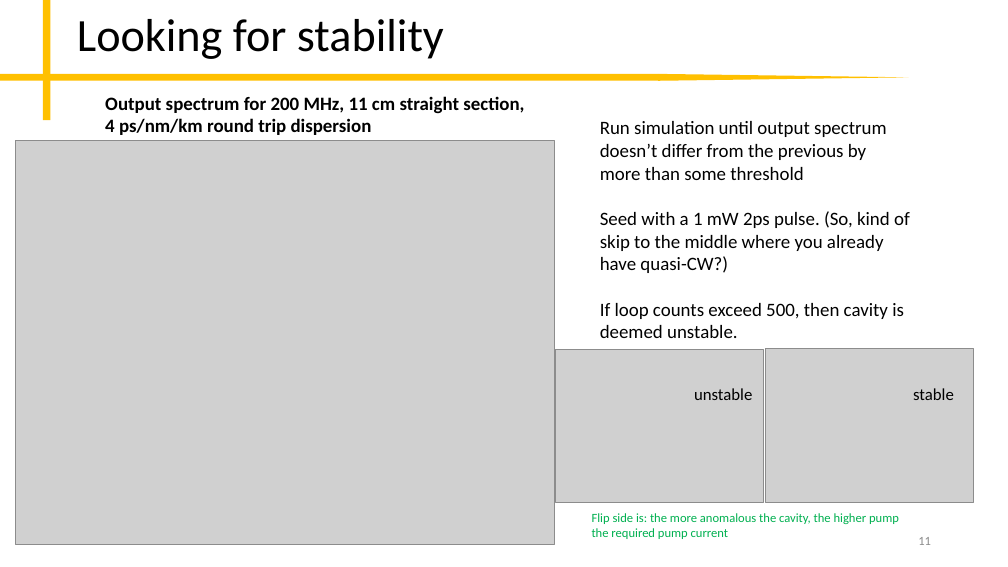
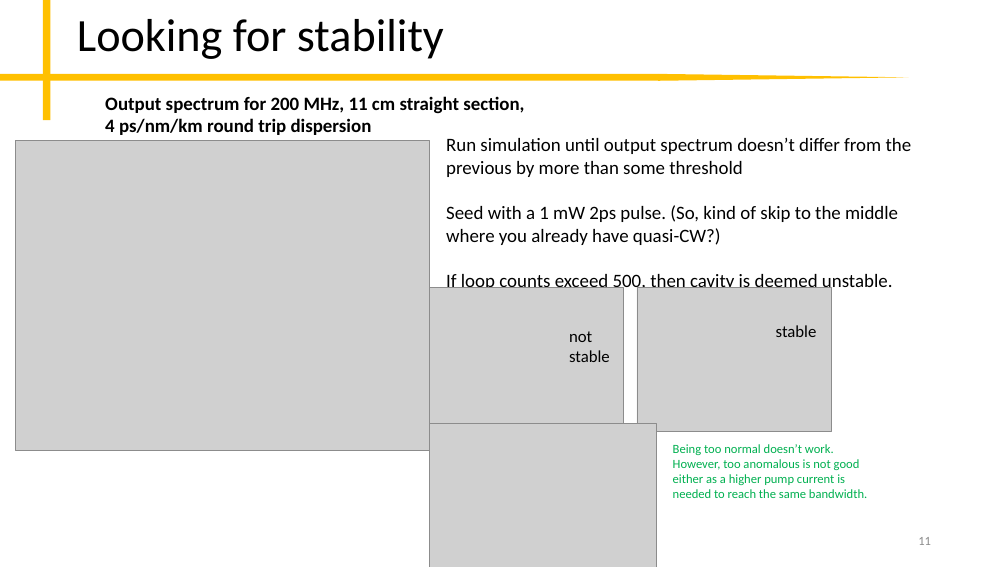
Before and after one commit to peter-chang62/Laser-Design-Scripts, a slide deck: slide 11 of memo.pptx. Drawn at 1008x567 pixels with LibreOffice and Linux fonts; fonts in the diff are those of the drawing; grey boxes stand for pictures. Boxes give left, top, right and bottom in pixels: in the first picture for what was removed or moved away, otherwise in the second. Text is boxed around its words. In the diff, an @@ line names an element or a change of style, - is before the commit and + after.

Commit message:
scripting update and ppt

```diff
--- a/memo.pptx
+++ b/memo.pptx
@@ picture resized from (x1=16, y1=141, x2=554, y2=544) to (x1=16, y1=141, x2=430, y2=451) @@
@@ text "Run simulation until output spectrum ..." rewrapped from (x1=600, y1=121, x2=910, y2=338) to (x1=446, y1=138, x2=912, y2=293) @@
@@ picture resized from (x1=556, y1=350, x2=764, y2=503) to (x1=430, y1=288, x2=624, y2=431) @@
@@ picture resized from (x1=765, y1=349, x2=973, y2=502) to (x1=637, y1=288, x2=832, y2=432) @@
@@ text "stable" moved from (x1=913, y1=388, x2=954, y2=400) to (x1=776, y1=325, x2=817, y2=337) @@
@@ text added at (x1=569, y1=331, x2=610, y2=362), 16 pt, text #000000 @@
+not
+stable
@@ text removed at (x1=694, y1=388, x2=752, y2=400) @@
-unstable
@@ picture added at (x1=430, y1=423, x2=657, y2=567) @@
@@ text at (x1=673, y1=444, x2=867, y2=498): text changed @@
-Flip side is: the more anomalous the cavity, the higher pump the required pump current
+Being too normal doesn’t work. However, too anomalous is not good either as a higher pump current is needed to reach the same bandwidth.
```
Also in this commit, not shown: 1 other file.
